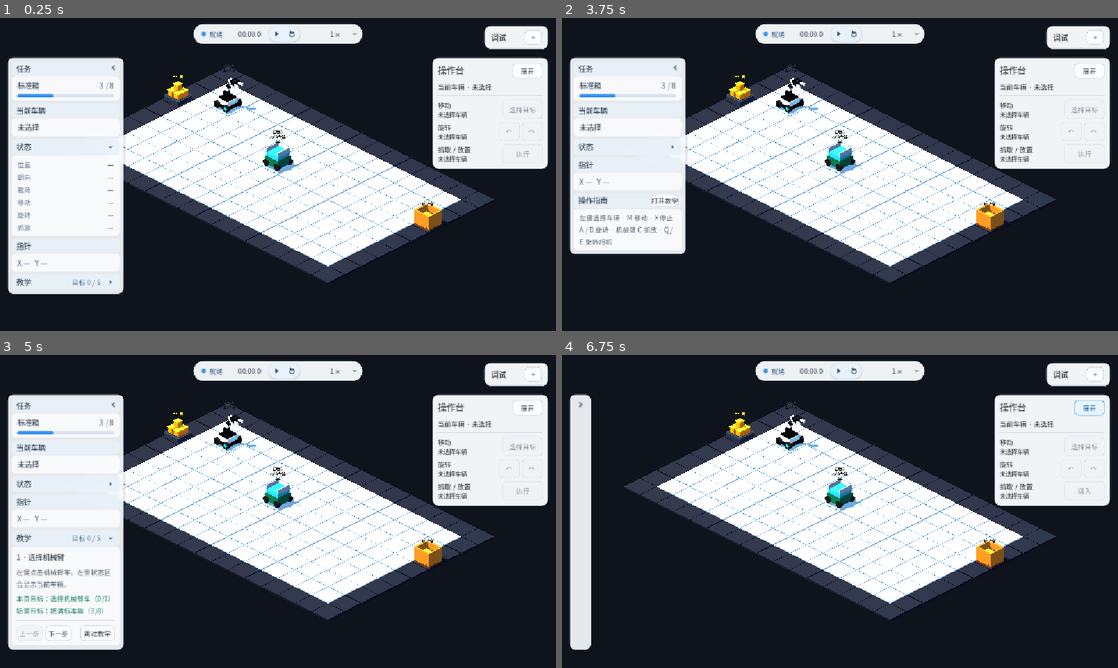
Above: before the commit, frames 1-4 (two rows, left to right).
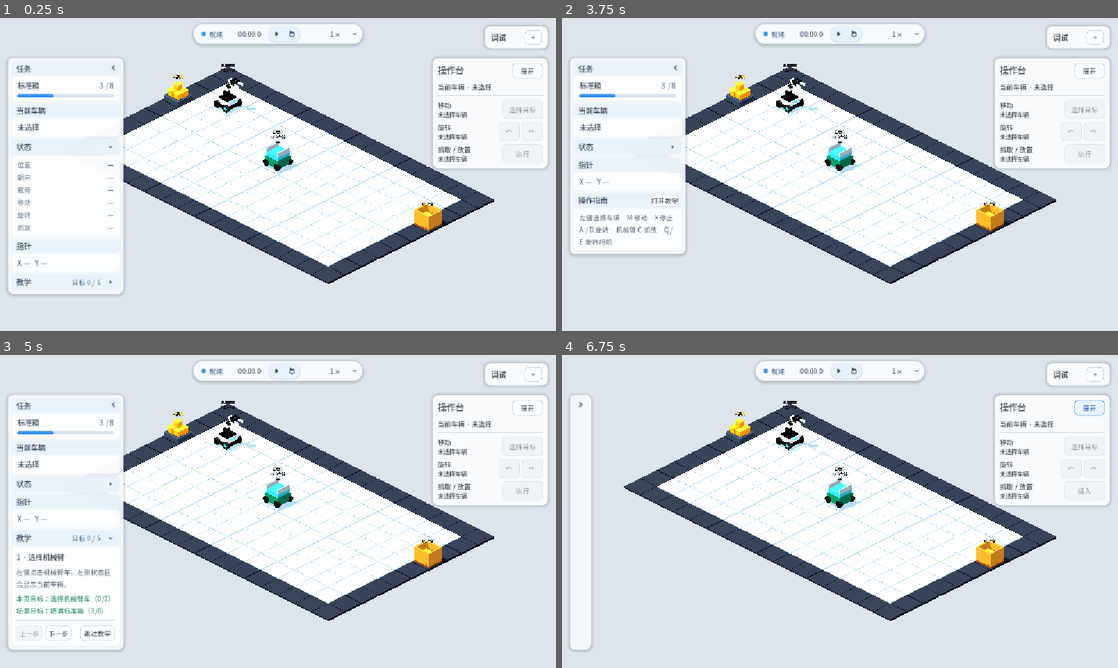
Above: after the commit, the same moments.

Repository: Ri0n72Y/automata
Game: Godot game, scene res://scenes/scene_01/scene_01_basic_packing.tscn
Same seed, same stepped clock (60 frames per second), same inputs: the game is played once before the commit and once after it.
Inputs (mouse positions are in pixels of both pictures, inside the frame that each line leads up to):
- Up to frame 1 (0.25 s): no input
- Up to frame 2 (3.75 s): click (673, 146) at 0.5 s; click (673, 199) at 1.27 s; click "下一步" at 2 s; click "上一步" at 2.75 s; click "跳过教学" at 3.5 s
- Up to frame 3 (5 s): click "打开教学" at 4.25 s
- Up to frame 4 (6.75 s): click (673, 405) at 5 s; click "展开" at 5.75 s; click "收起" at 6.5 s

The runs differ from the first frame. In frame 1, 52% of the frame differs, in the area x 0-100%, y 0-100%; in frame 2, 54%; in frame 3, 50%; in frame 4, 63%.

Commit message:
feat(scene-01): apply art vertical slice

Diff:
--- a/scenes/scene_01/components/scene_01_camera_lighting.tscn
+++ b/scenes/scene_01/components/scene_01_camera_lighting.tscn
@@ -4,12 +4,15 @@
 
 [sub_resource type="Environment" id="SceneEnvironment"]
 background_mode = 1
-background_color = Color(0.055, 0.075, 0.11, 1)
+background_color = Color(0.76, 0.8, 0.84, 1)
 ambient_light_source = 3
-ambient_light_color = Color(0.62, 0.7, 0.82, 1)
-ambient_light_energy = 0.72
+ambient_light_color = Color(0.94, 0.97, 1, 1)
+ambient_light_energy = 0.86
 reflected_light_source = 2
 tonemap_mode = 2
+ssao_enabled = true
+ssao_radius = 1.1
+ssao_intensity = 1.15
 
 [node name="Scene01CameraRig" type="Node3D"]
 script = ExtResource("1_camera_rig")
@@ -29,14 +32,14 @@
 
 [node name="KeyLight" type="DirectionalLight3D" parent="."]
 rotation_degrees = Vector3(-58, -32, 0)
-light_color = Color(1, 0.92, 0.8, 1)
-light_energy = 1.25
+light_color = Color(1, 0.97, 0.92, 1)
+light_energy = 0.96
 shadow_enabled = true
 
 [node name="FillLight" type="DirectionalLight3D" parent="."]
 rotation_degrees = Vector3(-38, 145, 0)
-light_color = Color(0.48, 0.64, 1, 1)
-light_energy = 0.48
+light_color = Color(0.78, 0.88, 1, 1)
+light_energy = 0.42
 shadow_enabled = false
 
 [node name="WorldEnvironment" type="WorldEnvironment" parent="."]
